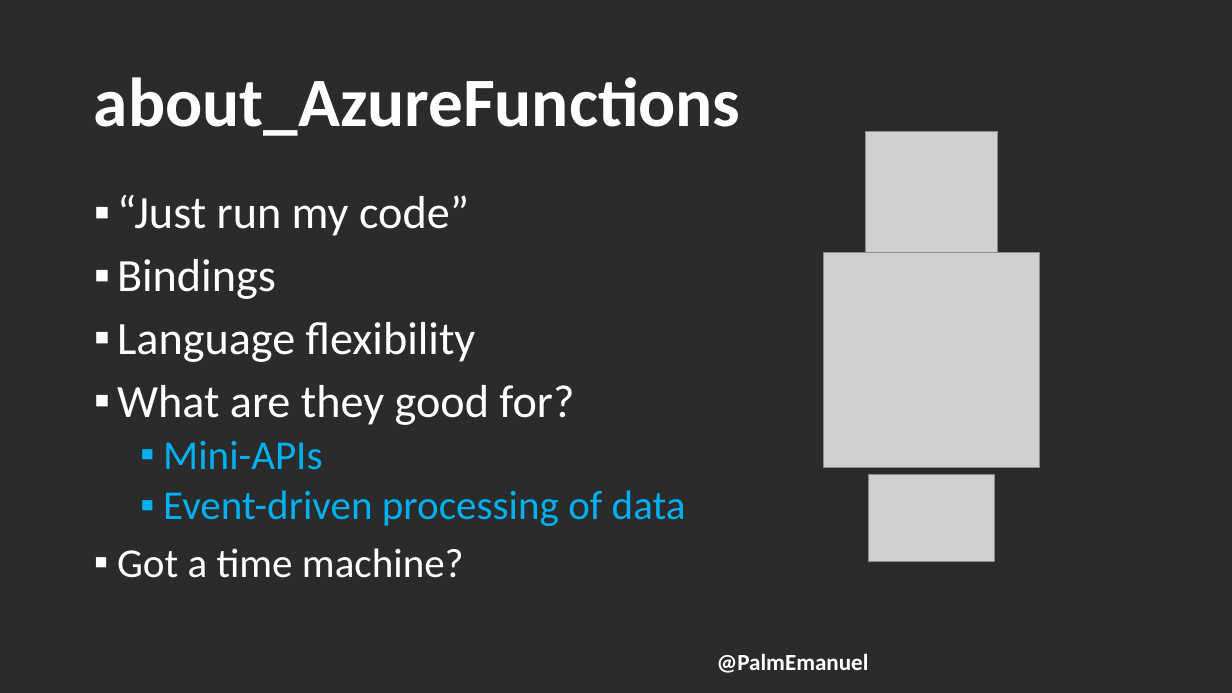
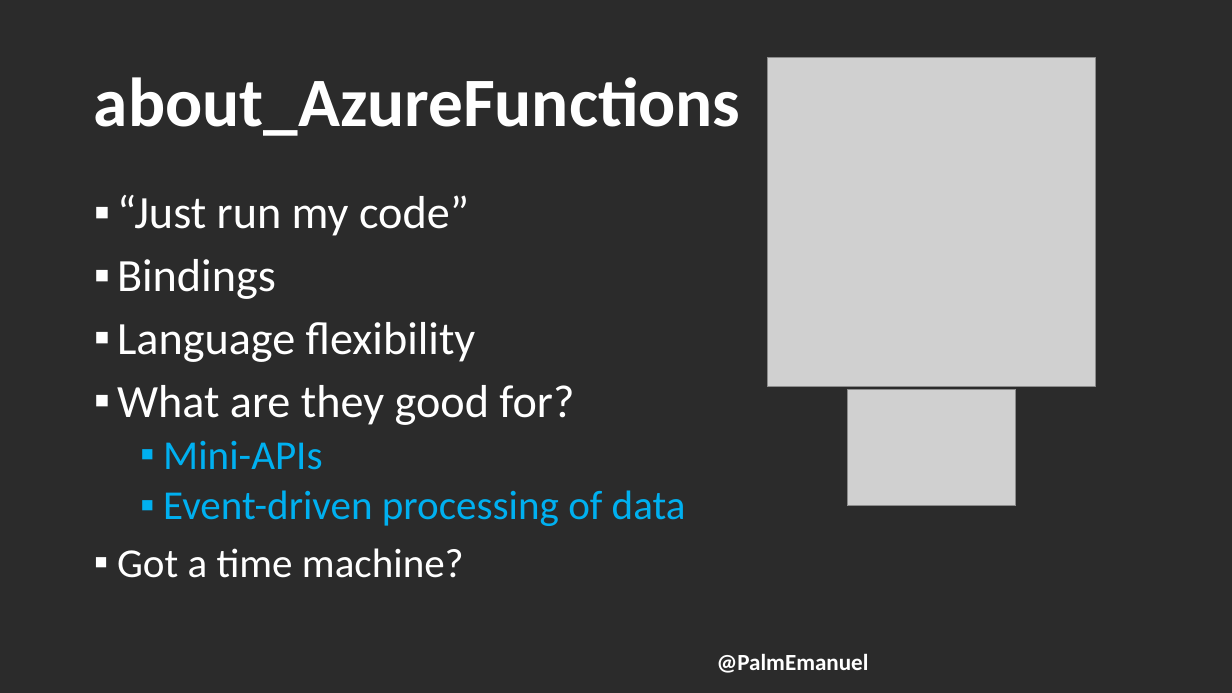
Before and after one commit to PalmEmanuel/PSDayUK2023, a slide deck: slide 5 of PSDayUK2023_DurableFunctions_EmanuelPalm.pptx. Drawn at 1232x693 pixels with LibreOffice and Linux fonts; fonts in the diff are those of the drawing; grey boxes stand for pictures; background and template pictures are left out; a plain dark background stands for a picture behind light text. Boxes give left, top, right and bottom in pixels: in the first picture for what was removed or moved away, otherwise in the second. Text is boxed around its words. In the diff, an @@ line names an element or a change of style, - is before the commit and + after.

Commit message:
slide final

```diff
--- a/PSDayUK2023_DurableFunctions_EmanuelPalm.pptx
+++ b/PSDayUK2023_DurableFunctions_EmanuelPalm.pptx
@@ picture: place and size @@
-picture at box(824, 253, 1040, 469)
+picture at box(767, 58, 1096, 387)
@@ picture removed at box(865, 131, 998, 271) @@
@@ picture added at box(848, 389, 1017, 506) @@
@@ picture removed at box(869, 475, 994, 562) @@
```
Also in this commit, not shown: 2 other files.
